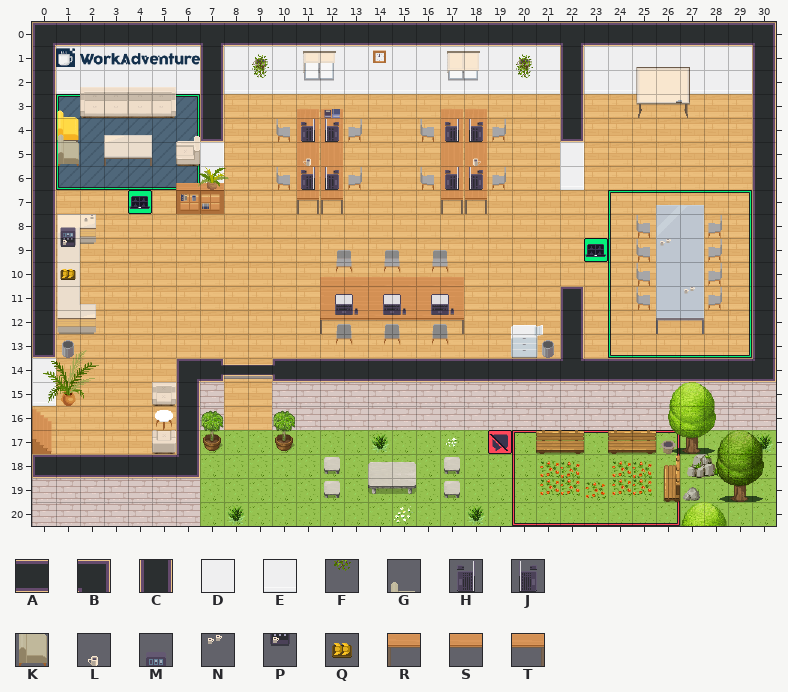
Tiled map (JSON), stored at map.tmj. That is the earlier state.
Cells are 32x32 px. Shown: x 0..30, y 0..20.
Key: from "Chunk 1": A 24, B 26, C 27, D 28, E 29, F 48, G 146, H 147, J 148, K 149, L 150 flipped left-right, M 151, N 152, P 153, Q 154, R 155, S 156, T 157.
_ is an empty cell, # one hidden under a higher layer.
Layers that did not change in this view are not listed.
Layer "walls/walls1" before, first column x 23:
 0 AAAAAAAB
 1 DDDDDDDC
 2 EEE#EEEC
 3 _______C
 4 _______C
 5 _______C
 6 _______C
 7 _______C
 8 _______C
 9 _______C
Layer "furniture/furniture3" before, first column x 0:
 4 _G_________HJ____H
 5 _K_________L______
 6 ___________HJ____H
 7 __________________
 8 _MN_______________
 9 _P________________
10 _Q________________
11 __________________
12 ____________RSSSST
13 __________________
14 __________________
15 __________________
16 __________________
17 __________________
The same view after the edit:
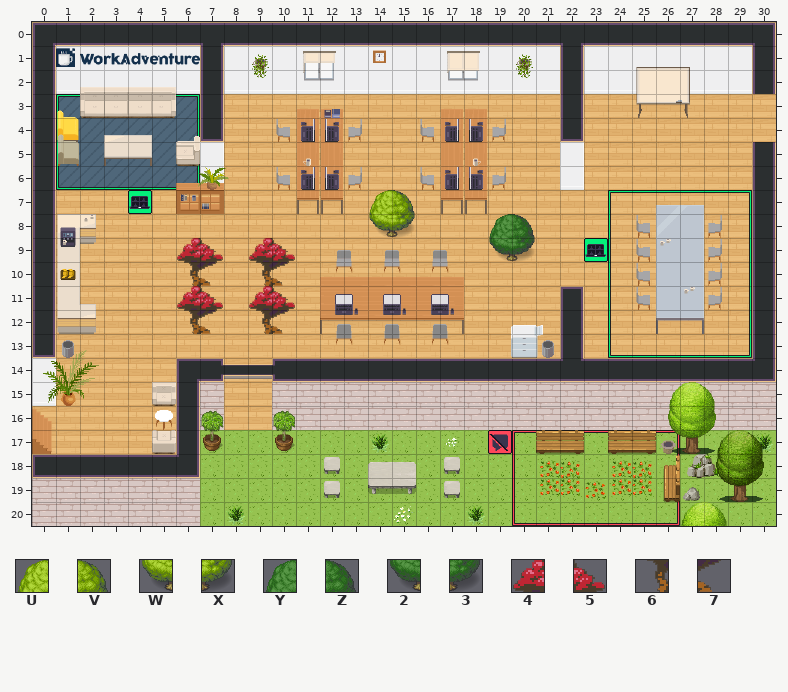
Further tiles: from "Chunk 1": U 51, V 52, W 53, X 54, Y 55, Z 56, 2 57, 3 58, 4 164, 5 165, 6 167, 7 168.
The exact change:
{"where": "layer \"walls/walls1\""}
{"y":3,"x":30,"old":"C","new":"_"}
{"y":4,"x":30,"old":"C","new":"_"}
{"where": "layer \"walls/walls2\""}
{"y":7,"x":14,"old":"__","new":"UV"}
{"y":8,"x":14,"old":"__","new":"WX"}
{"y":8,"x":19,"old":"__","new":"YZ"}
{"y":9,"x":19,"old":"__","new":"23"}
{"where": "layer \"furniture/furniture3\""}
{"y":9,"x":6,"old":"__","new":"45"}
{"y":9,"x":9,"old":"__","new":"45"}
{"y":10,"x":6,"old":"__","new":"67"}
{"y":10,"x":9,"old":"__","new":"67"}
{"y":11,"x":6,"old":"__","new":"45"}
{"y":11,"x":9,"old":"__","new":"45"}
{"y":12,"x":6,"old":"__","new":"67"}
{"y":12,"x":9,"old":"__","new":"67"}
{"label":"removed","picture_box":[752,94,776,142]}
{"label":"added","picture_box":[369,190,415,238]}
{"label":"added","picture_box":[489,214,535,262]}
{"label":"added","picture_box":[177,238,223,334]}
{"label":"added","picture_box":[249,238,295,334]}
